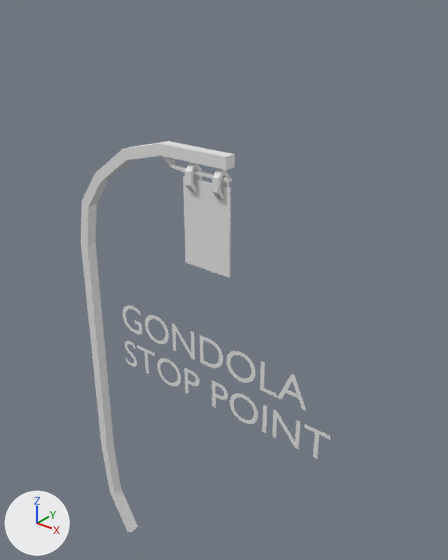
The glTF model TestGUI/res/model/gondola_sign_stop_mark.glb, before and after one commit.
One viewpoint serves both versions: a camera (50 mm lens) standing at (16.5, -19.1, 24.7) and looking at (-0.9, 2.6, 11.2). The axes (+X, +Y, +Z) are drawn at lower left. The lights are the same throughout. Vertices at the same position are counted once.

The older version as bpy lines, for what is in view:
```python
me_plane_006 = bpy.data.meshes.new('Plane.006')
me_plane_006.from_pydata(...)  # 943 vertices, 1031 faces; spans x -8.7..6.9, y -0.1..0.6, z -8.0..18.3
ob_station_stop_mark = bpy.data.objects.new('Station_Stop_Mark', me_plane_006)
ob_station_stop_mark.location = (0.0, 0.0, 0.0)
```
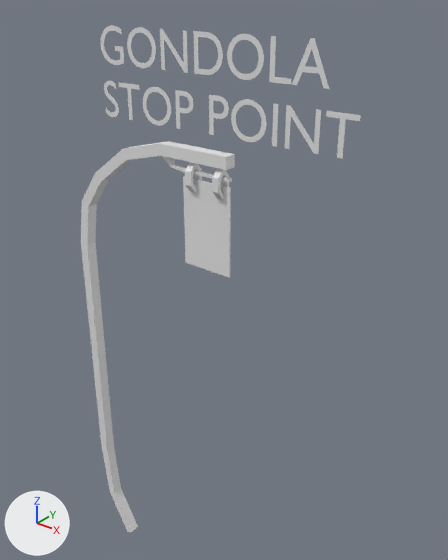
Commit message: Places stop mark letters above gondola cabin

Location of each change, [x1, y1, x2, y2] in pixels of the pictures (448 x 560 px; the box of a moved part takes in the faces that stretch with it):
```json
{"object": "Station_Stop_Mark", "change": "reshaped", "before": [81, 141, 330, 532], "after": [81, 25, 361, 532], "on screen": "12% wider, 30% taller"}
{"part": 1, "of": "me_plane_006", "change": "moved or reshaped", "before": [304, 424, 330, 459], "after": [326, 111, 361, 159]}
{"part": 2, "of": "me_plane_006", "change": "moved or reshaped", "before": [272, 409, 300, 450], "after": [285, 105, 321, 154]}
{"part": 3, "of": "me_plane_006", "change": "moved or reshaped", "before": [262, 405, 267, 433], "after": [272, 103, 278, 147]}
{"part": 4, "of": "me_plane_006", "change": "moved or reshaped", "before": [230, 393, 258, 424], "after": [231, 99, 267, 142]}
{"part": 5, "of": "me_plane_006", "change": "moved or reshaped", "before": [212, 381, 228, 408], "after": [209, 95, 229, 135]}
{"part": 6, "of": "me_plane_006", "change": "moved or reshaped", "before": [184, 367, 199, 394], "after": [175, 90, 193, 129]}
{"part": 7, "of": "me_plane_006", "change": "moved or reshaped", "before": [157, 358, 181, 387], "after": [143, 87, 171, 126]}
{"part": 8, "of": "me_plane_006", "change": "moved or reshaped", "before": [137, 345, 155, 374], "after": [118, 82, 140, 120]}
{"part": 9, "of": "me_plane_006", "change": "moved or reshaped", "before": [125, 341, 137, 367], "after": [104, 81, 119, 117]}
{"part": 10, "of": "me_plane_006", "change": "moved or reshaped", "before": [277, 374, 306, 411], "after": [291, 38, 329, 89]}
{"part": 11, "of": "me_plane_006", "change": "moved or reshaped", "before": [260, 361, 277, 397], "after": [269, 36, 291, 84]}
{"part": 12, "of": "me_plane_006", "change": "moved or reshaped", "before": [227, 351, 255, 383], "after": [227, 34, 264, 80]}
{"part": 13, "of": "me_plane_006", "change": "moved or reshaped", "before": [200, 335, 223, 368], "after": [194, 31, 223, 75]}
{"part": 14, "of": "me_plane_006", "change": "moved or reshaped", "before": [172, 323, 195, 360], "after": [160, 29, 188, 73]}
{"part": 15, "of": "me_plane_006", "change": "moved or reshaped", "before": [145, 315, 169, 344], "after": [127, 27, 156, 68]}
{"part": 16, "of": "me_plane_006", "change": "moved or reshaped", "before": [123, 305, 142, 334], "after": [101, 25, 124, 65]}
```

The change, as JSON lines over the scene's bpy script:
```json
{"block": "me_plane_006", "where": "me_plane_006.from_pydata(...)  # 943 vertices, 1031 faces; spans x -8.7..6.9, y -0.1..0.6, z -8.0..18.3"}
{"block": "me_plane_006", "where": "# used by ob_station_stop_mark; location = (0.0, 0.0, 0.0)"}
{"block": "me_plane_006", "change": "me_plane_006 part 1: the loose piece of 8 vertices spanning x 5.7..6.9, y 0.0, z 5.7..7.2 is moved by (0.0, 0.0, 13.4)"}
{"block": "me_plane_006", "change": "me_plane_006 part 2: the loose piece of 10 vertices spanning x 4.0..5.4, y 0.0, z 5.7..7.2 is moved by (0.0, 0.0, 13.4)"}
{"block": "me_plane_006", "change": "me_plane_006 part 3: the loose piece of 4 vertices spanning x 3.5..3.7, y 0.0, z 5.7..7.2 is moved by (0.0, 0.0, 13.4)"}
{"block": "me_plane_006", "change": "me_plane_006 part 4: the loose piece of 96 vertices spanning x 1.5..3.2, y 0.0, z 5.7..7.2 is moved by (0.0, 0.0, 13.4)"}
{"block": "me_plane_006", "change": "me_plane_006 part 5: the loose piece of 56 vertices spanning x 0.4..1.4, y 0.0, z 5.7..7.2 is moved by (0.0, 0.0, 13.4)"}
{"block": "me_plane_006", "change": "me_plane_006 part 6: the loose piece of 56 vertices spanning x -1.4..-0.4, y 0.0, z 5.7..7.2 is moved by (0.0, 0.0, 13.4)"}
{"block": "me_plane_006", "change": "me_plane_006 part 7: the loose piece of 96 vertices spanning x -3.3..-1.6, y 0.0, z 5.7..7.2 is moved by (0.0, 0.0, 13.4)"}
{"block": "me_plane_006", "change": "me_plane_006 part 8: the loose piece of 8 vertices spanning x -4.7..-3.4, y 0.0, z 5.7..7.2 is moved by (0.0, 0.0, 13.4)"}
{"block": "me_plane_006", "change": "me_plane_006 part 9: the loose piece of 122 vertices spanning x -5.7..-4.8, y 0.0, z 5.7..7.2 is moved by (0.0, 0.0, 13.4)"}
{"block": "me_plane_006", "change": "me_plane_006 part 10: the loose piece of 11 vertices spanning x 4.2..5.7, y 0.0, z 7.9..9.5 is moved by (0.0, 0.0, 13.4)"}
{"block": "me_plane_006", "change": "me_plane_006 part 11: the loose piece of 6 vertices spanning x 3.2..4.2, y 0.0, z 7.9..9.5 is moved by (0.0, 0.0, 13.4)"}
{"block": "me_plane_006", "change": "me_plane_006 part 12: the loose piece of 96 vertices spanning x 1.3..3.0, y 0.0, z 7.9..9.5 is moved by (0.0, 0.0, 13.4)"}
{"block": "me_plane_006", "change": "me_plane_006 part 13: the loose piece of 54 vertices spanning x -0.3..1.1, y 0.0, z 7.9..9.5 is moved by (0.0, 0.0, 13.4)"}
{"block": "me_plane_006", "change": "me_plane_006 part 14: the loose piece of 10 vertices spanning x -2.1..-0.7, y 0.0, z 7.9..9.5 is moved by (0.0, 0.0, 13.4)"}
{"block": "me_plane_006", "change": "me_plane_006 part 15: the loose piece of 96 vertices spanning x -4.0..-2.4, y 0.0, z 7.9..9.5 is moved by (0.0, 0.0, 13.4)"}
{"block": "me_plane_006", "change": "me_plane_006 part 16: the loose piece of 102 vertices spanning x -5.7..-4.3, y 0.0, z 7.9..9.5 is moved by (0.0, 0.0, 13.4)"}
```
